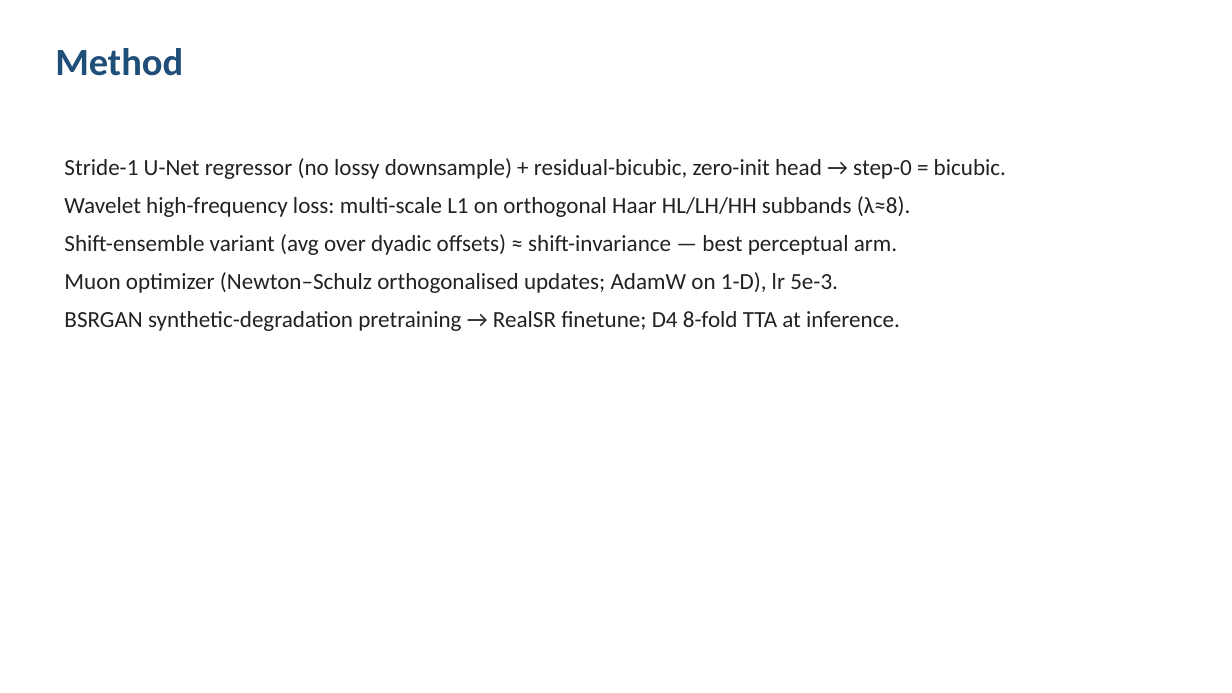
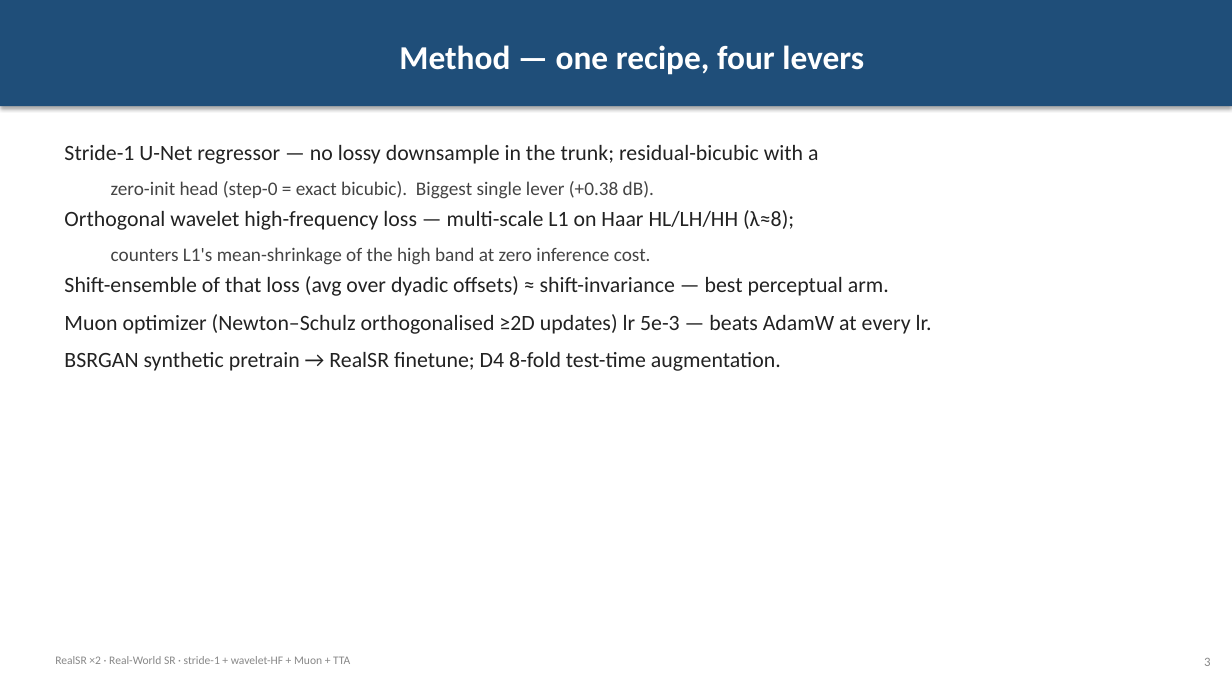
Before and after one commit to KiritoFD/SwinIR-refine, a slide deck: slide 4 of docs/slides.pptx (slide 3 before the commit). Drawn at 1232x693 pixels with LibreOffice and Linux fonts; fonts in the diff are those of the drawing. Boxes give left, top, right and bottom in pixels: in the first picture for what was removed or moved away, otherwise in the second. Text is boxed around its words. In the diff, an @@ line names an element or a change of style, - is before the commit and + after.

```diff
--- a/docs/slides.pptx
+++ b/docs/slides.pptx
@@ rectangle added at (x1=0, y1=0, x2=1232, y2=106), fill #1F4E79, 26 pt, text #FFFFFF, bold @@
+Method — one recipe, four levers
@@ text removed at (x1=55, y1=48, x2=183, y2=76) @@
-Method
@@ text at (x1=64, y1=145, x2=932, y2=371): text changed; size 18 to 17 pt @@
-Stride-1 U-Net regressor (no lossy downsample) + residual-bicubic, zero-init head → step-0 = bicubic.
-Wavelet high-frequency loss: multi-scale L1 on orthogonal Haar HL/LH/HH subbands (λ≈8).
-Shift-ensemble variant (avg over dyadic offsets) ≈ shift-invariance — best perceptual arm.
-Muon optimizer (Newton–Schulz orthogonalised updates; AdamW on 1-D), lr 5e-3.
-BSRGAN synthetic-degradation pretraining → RealSR finetune; D4 8-fold TTA at inference.
+Stride-1 U-Net regressor — no lossy downsample in the trunk; residual-bicubic with a
+  zero-init head (step-0 = exact bicubic). Biggest single lever (+0.38 dB).
+Orthogonal wavelet high-frequency loss — multi-scale L1 on Haar HL/LH/HH (λ≈8);
+  counters L1's mean-shrinkage of the high band at zero inference cost.
+Shift-ensemble of that loss (avg over dyadic offsets) ≈ shift-invariance — best perceptual arm.
+Muon optimizer (Newton–Schulz orthogonalised ≥2D updates) lr 5e-3 — beats AdamW at every lr.
+BSRGAN synthetic pretrain → RealSR finetune; D4 8-fold test-time augmentation.
@@ text added at (x1=55, y1=656, x2=350, y2=664), 9 pt, text #888888 @@
+RealSR ×2 · Real-World SR · stride-1 + wavelet-HF + Muon + TTA
@@ text added at (x1=1204, y1=658, x2=1210, y2=666), 10 pt, text #888888 @@
+3
```
Also in this commit, not shown: 5 other slides changed, 6 slides added, 5 slides removed, 7 other files.
